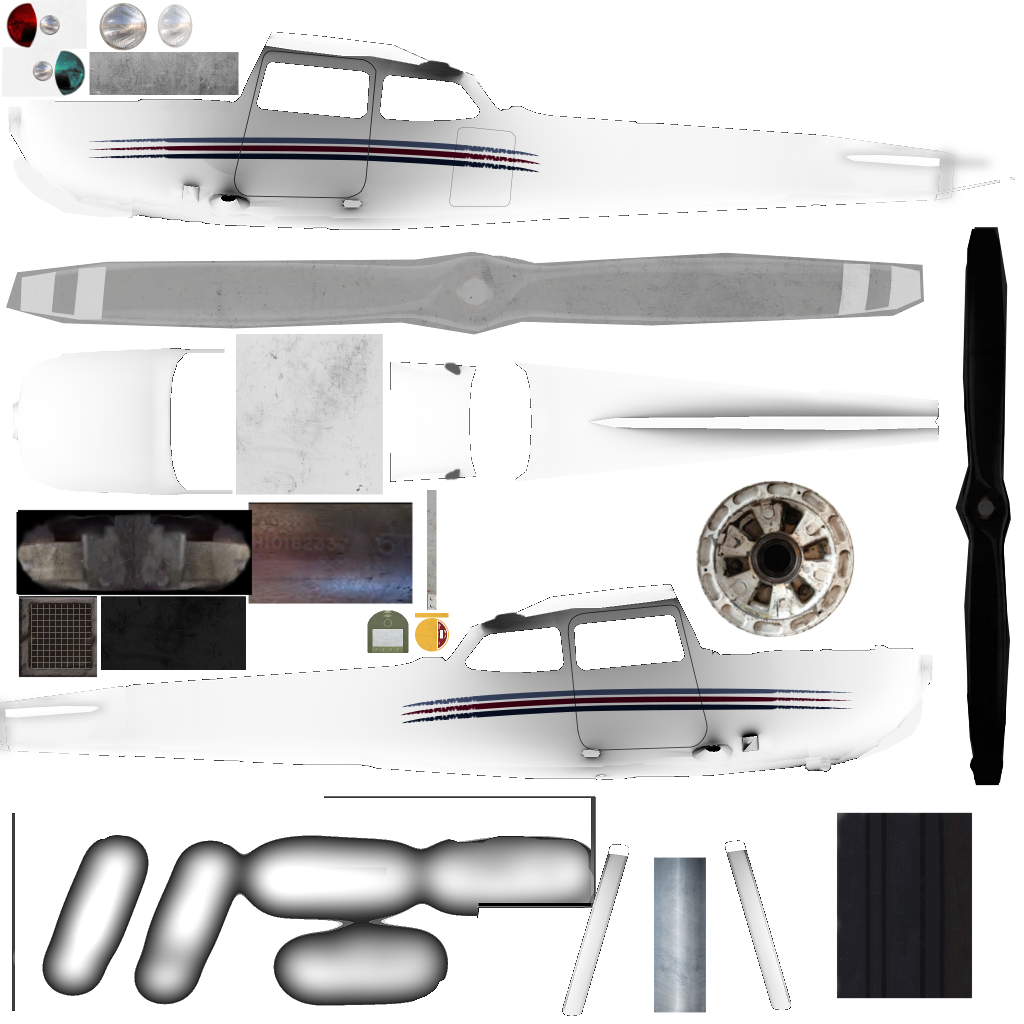
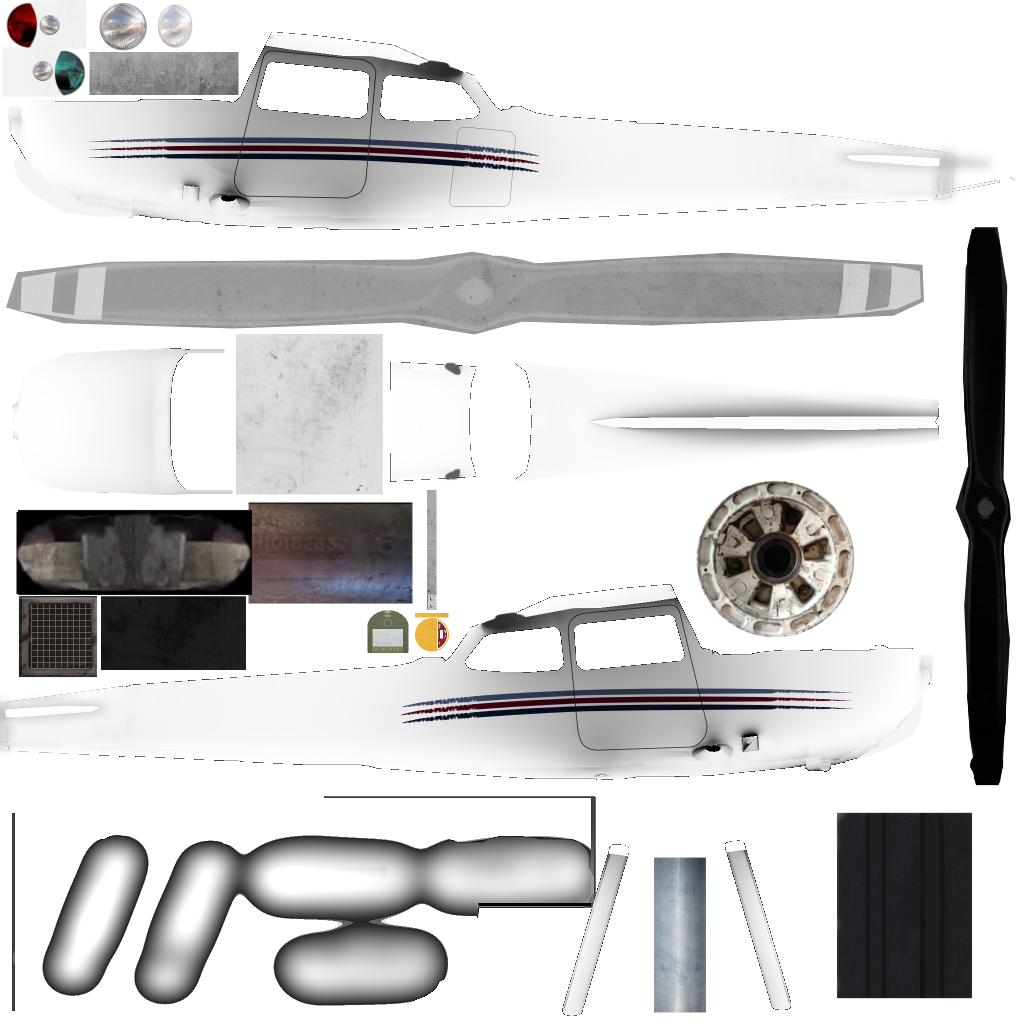
Before/after of a (1024, 1024) layered artwork. What changed in the layer stack:
painted on "Clipboard" over [328,188,618,768]
